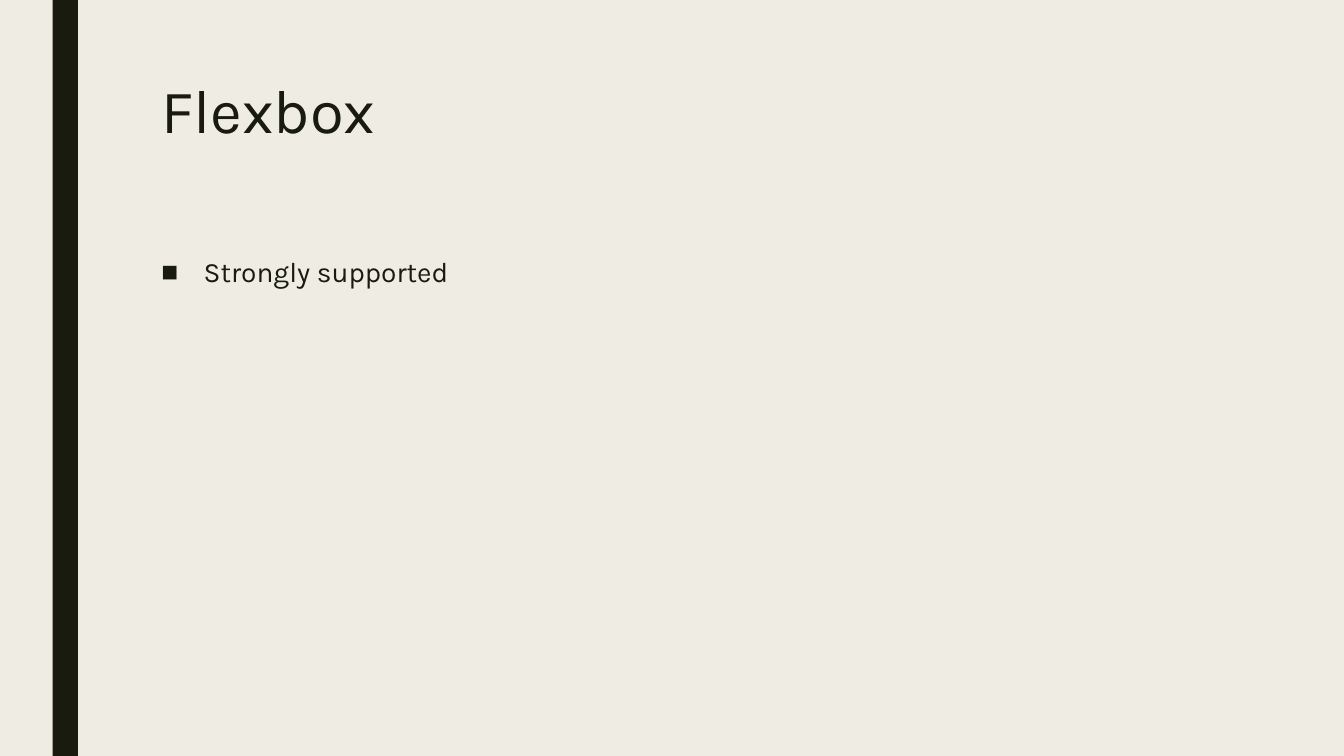
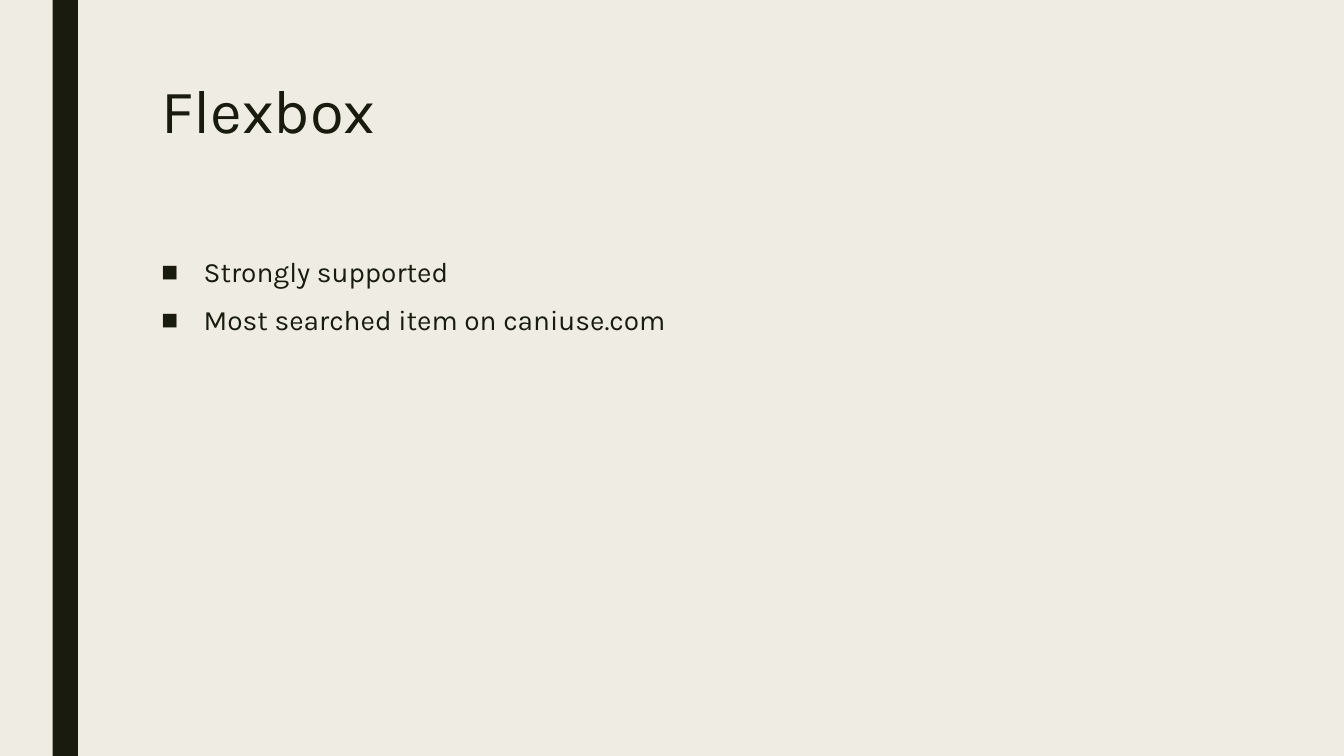
Before and after one commit to shellwe/Flexbox_Grid, a slide deck: slide 2 of Flexbox and Grid.pptx. Drawn at 1344x756 pixels with LibreOffice and Linux fonts; fonts in the diff are those of the drawing. Boxes give left, top, right and bottom in pixels: in the first picture for what was removed or moved away, otherwise in the second. Text is boxed around its words. In the diff, an @@ line names an element or a change of style, - is before the commit and + after.

```diff
--- a/Flexbox and Grid.pptx
+++ b/Flexbox and Grid.pptx
@@ text at bbox=[204, 310, 665, 331]: paragraph added @@
+■ Most searched item on caniuse.com
```
Also in this commit, not shown: 2 other slides changed.
